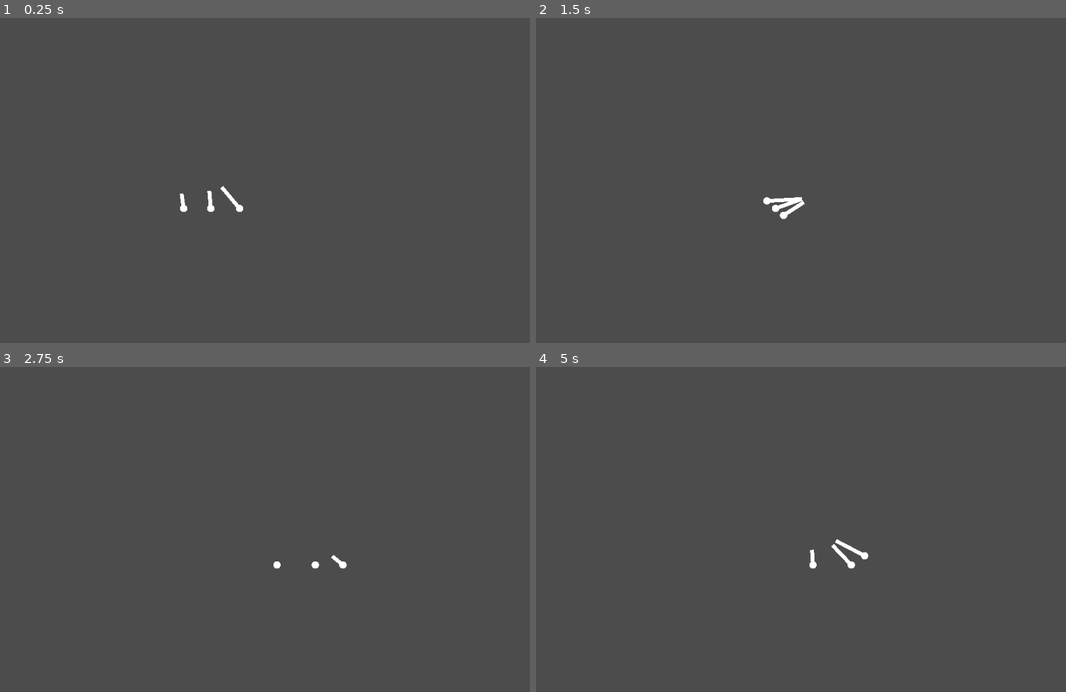
Above: before the commit, frames 1-4 (two rows, left to right).
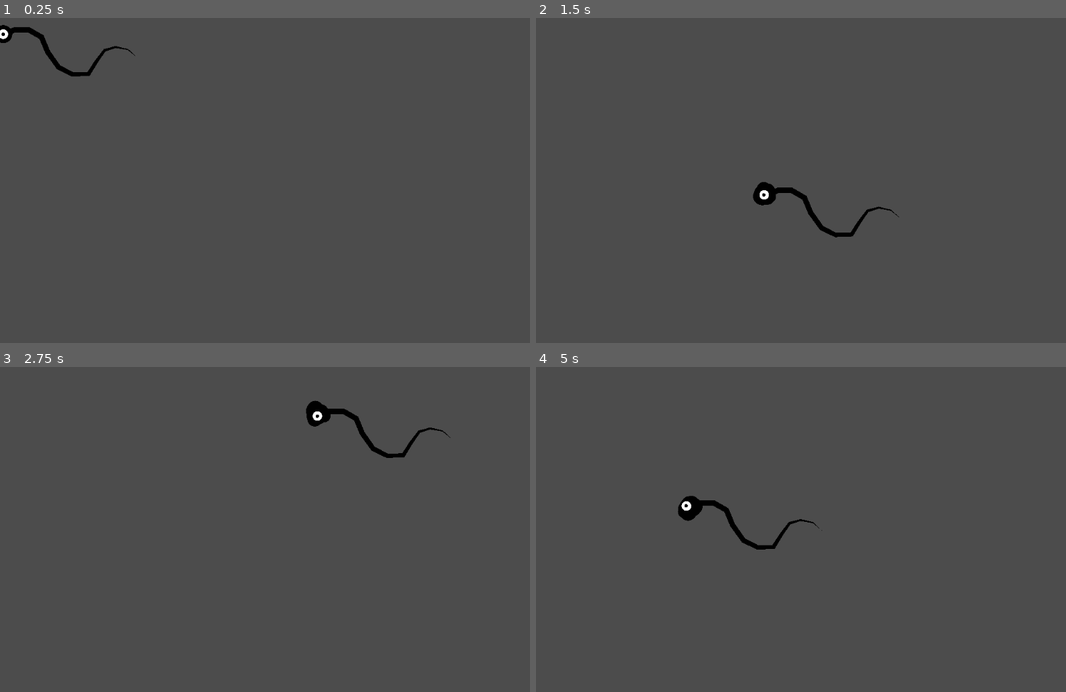
Above: after the commit, the same moments.

Repository: cis-ash/CreatureAddon
Game: Godot game, scene res://WallCritters.tscn
Same seed, same stepped clock (60 frames per second), same inputs: the game is played once before the commit and once after it. Before the commit the project starts from res://TestScene.tscn.
Inputs (mouse positions are in pixels of both pictures, inside the frame that each line leads up to):
- Up to frame 1 (0.25 s): no input
- Up to frame 2 (1.5 s): tap Enter (ui_accept) at 0.5, 0.77 s; move the mouse to (933, 164) at 0.52 s; hold Right (ui_right) 0.53-1.28 s; move the mouse to (700, 196) at 1.27 s; hold Left (ui_left) from 1.28 s (still down)
- Up to frame 3 (2.75 s): tap Enter (ui_accept) at 1.52 s; move the mouse to (333, 458) at 2.02 s; release Left (ui_left) at 2.03 s; hold Right (ui_right) from 2.03 s (still down)
- Up to frame 4 (5 s): move the mouse to (785, 594) at 2.77 s; tap Enter (ui_accept) at 3.02, 3.77, 4.52 s; move the mouse to (981, 578) at 3.52 s; release Right (ui_right) at 3.53 s; hold Left (ui_left) from 3.53 s (still down); move the mouse to (647, 480) at 4.27 s

The runs differ from the first frame. In frame 1, 0.7% of the frame differs, in the area x 0-46%, y 2-60%; in frame 2, 0.8%; in frame 3, 0.8%; in frame 4, 0.9%, in the area x 26-63%, y 39-62%.

Commit message:
pivot to wall critters

Diff:
--- a/Body.gd
+++ /dev/null
@@ -1,15 +0,0 @@
-extends RigidBody2D
-export (float, 0, 1000) var force_per_leg
-
-func _physics_process(delta):
-	applied_force = Vector2.ZERO
-	for leg in $LegTrack.legs:
-		if leg.placed:
-			var hip = to_local($LegTrack.get_closest_track_point(leg.global_position))
-			var foot = to_local(leg.global_position)
-			var direction = (hip - foot).normalized()
-			var force_direction = 1.0 - (hip - foot).length() / leg.comfy_distance
-			add_force(hip, direction * force_per_leg * force_direction)
-			pass
-		pass
-	pass
--- a/FailedKnees/Test Scene.tscn
+++ b/FailedKnees/Test Scene.tscn
@@ -43,16 +43,15 @@
 default_length = 109.0
 
 [node name="Knee" type="Bone2D" parent="Leg/Hip"]
-position = Vector2( 262.977, 378.394 )
+position = Vector2( 254.577, 384.095 )
 default_length = 86.0
 
 [node name="Ankle" type="Bone2D" parent="Leg/Hip/Knee"]
-position = Vector2( -190.676, 263.909 )
+position = Vector2( -92.7539, 345.307 )
 default_length = 41.0
 
 [node name="Toe" type="Bone2D" parent="Leg/Hip/Knee/Ankle"]
-position = Vector2( 6.08392, 78.7527 )
-rotation = 0.690141
+position = Vector2( 18.4249, 76.8082 )
 
 [node name="BentToe" type="Bone2D" parent="Leg/Hip/Knee/Ankle/Toe"]
 position = Vector2( 60, 0 )
@@ -60,16 +59,16 @@
 
 [node name="RayCast2D" type="RayCast2D" parent="Leg"]
 enabled = true
-cast_to = Vector2( 84.4997, 775.567 )
+cast_to = Vector2( 84.4991, 775.567 )
 
 [node name="StaticBody2D" type="StaticBody2D" parent="."]
-position = Vector2( 287.573, 593.6 )
+position = Vector2( -185.011, 686.099 )
 rotation = 2998.04
 scale = Vector2( 1.53599, 1.53599 )
 script = ExtResource( 4 )
 
 [node name="CollisionShape2D" type="CollisionShape2D" parent="StaticBody2D"]
-position = Vector2( 67.8036, 51.9888 )
+position = Vector2( 69.6077, -29.4589 )
 rotation = 2.88794
 shape = SubResource( 4 )
 
--- /dev/null
+++ b/FailedRigidbody/Body.gd
@@ -0,0 +1,24 @@
+extends KinematicBody2D
+export (float, 0, 1000) var force_per_leg
+export (float, 0, 10) var torque_per_leg
+export (NodePath) var target_path
+onready var target = get_node(target_path)
+var to_target = Vector2.ZERO
+var speed = Vector2.ZERO
+var rotation_speed = 0.0
+
+func _physics_process(delta):
+	to_target = target.global_position - global_position
+	var angle_to_target = target.global_rotation - global_rotation
+	var legs_active = $LegTrack.legs_grounded
+	var max_acceleration = legs_active * force_per_leg
+	var max_torque = legs_active * torque_per_leg
+
+	rotation_speed = lerp_angle(rotation_speed, angle_to_target * max_acceleration, delta * 10)
+	speed = lerp(speed, to_target * max_torque, delta * 10)
+
+	speed = move_and_slide(speed)
+	rotate(rotation_speed * delta)
+
+
+	pass
--- a/Foot.gd
+++ b/FailedRigidbody/Foot.gd
@@ -6,9 +6,6 @@
 var normal = Vector2.UP
 var new_normal = Vector2.UP
 var speed = Vector2.ZERO
-
-export (bool) var pushing
-export (bool) var pulling
 
 export (float, 0, 1000) var comfy_distance
 export (float, 0, 100) var tolerance
--- a/SensorOnARope.tscn
+++ b/FailedRigidbody/SensorOnARope.tscn
@@ -1,6 +1,6 @@
 [gd_scene load_steps=2 format=2]
 
-[ext_resource path="res://SensorOnARope.gd" type="Script" id=1]
+[ext_resource path="res://FailedRigidbody/SensorOnARope.gd" type="Script" id=1]
 
 [node name="Sensor" type="PathFollow2D"]
 lookahead = 0.001
--- a/Suspender.gd
+++ b/FailedRigidbody/Suspender.gd
@@ -5,4 +5,8 @@
 		var to_mouse = get_global_mouse_position() - global_position
 		move_and_slide(to_mouse * 10)
 		pass
+	if Input.is_action_pressed("ui_left"):
+		rotation -= delta * 3
+	if Input.is_action_pressed("ui_right"):
+		rotation += delta * 3
 	pass
--- /dev/null
+++ b/FailedRigidbody/TestScene.tscn
@@ -0,0 +1,91 @@
+[gd_scene load_steps=10 format=2]
+
+[ext_resource path="res://FailedRigidbody/Body.gd" type="Script" id=1]
+[ext_resource path="res://FailedRigidbody/Foot.gd" type="Script" id=2]
+[ext_resource path="res://FailedRigidbody/Suspender.gd" type="Script" id=3]
+[ext_resource path="res://FailedRigidbody/LegTrack.gd" type="Script" id=4]
+[ext_resource path="res://Shapes/WHITE_Circle.png" type="Texture" id=5]
+[ext_resource path="res://FailedRigidbody/SensorOnARope.tscn" type="PackedScene" id=6]
+
+[sub_resource type="Curve2D" id=1]
+_data = {
+"points": PoolVector2Array( -104.283, -161.924, 104.283, 161.924, -247.347, -85.9753, -199.068, 22.6786, 199.068, -22.6786, 144.362, 10.295, -51.0334, 125.07, 51.0334, -125.07, 462.446, -106.749, 147.462, 16.647, -147.462, -16.647, 78.2399, -207.961, -29.7314, -96.3254, 29.7314, 96.3254, -247.602, -109.253 )
+}
+
+[sub_resource type="RectangleShape2D" id=2]
+extents = Vector2( 100.863, 3066.29 )
+
+[sub_resource type="CircleShape2D" id=3]
+radius = 41.8065
+
+[node name="TestScene" type="Node2D"]
+
+[node name="Foot" type="Node2D" parent="."]
+position = Vector2( -398.026, 413.046 )
+script = ExtResource( 2 )
+comfy_distance = 200.0
+tolerance = 100.0
+liftoff_speed = 2000.0
+move_speed = 3000.0
+lerp_speed = 8.0
+lerp_acceleration = 10.0
+slowdown_lerp = 3.846
+settling_lerp = 9.408
+gravity = 2366.86
+base_path = NodePath("../Body/LegTrack")
+
+[node name="WHITE_Circle" type="Sprite" parent="Foot"]
+scale = Vector2( 0.267392, 0.267392 )
+texture = ExtResource( 5 )
+
+[node name="Line2D" type="Line2D" parent="Foot"]
+width = 35.0
+default_color = Color( 1, 1, 1, 1 )
+
+[node name="Body" type="KinematicBody2D" parent="."]
+position = Vector2( -383.918, -23.4561 )
+collision_layer = 2
+collision_mask = 2
+script = ExtResource( 1 )
+force_per_leg = 1000.0
+torque_per_leg = 0.091
+target_path = NodePath("../KinematicBody2D")
+
+[node name="LegTrack" type="Path2D" parent="Body"]
+position = Vector2( -101.273, -95.7255 )
+rotation = 1.57081
+curve = SubResource( 1 )
+script = ExtResource( 4 )
+raycast_count = 60
+legs_needed_percent = 0.943
+raycast_on_string = ExtResource( 6 )
+
+[node name="CollisionPolygon2D" type="CollisionPolygon2D" parent="Body"]
+rotation = -3.14159
+polygon = PoolVector2Array( 115.437, -278.416, 86.4366, -336.416, 7.43631, -383.415, -71.5636, -368.415, -115.563, -247.415, -120.559, 286.585, -86.559, 368.585, -13.5589, 387.585, 121.441, 292.584, 162.44, 204.584, 150.439, 59.5837 )
+
+[node name="WorldCollisions" type="StaticBody2D" parent="."]
+collision_layer = 3
+collision_mask = 3
+
+[node name="CollisionShape2D7" type="CollisionShape2D" parent="WorldCollisions"]
+position = Vector2( 564.058, 583.117 )
+rotation = 1.57079
+shape = SubResource( 2 )
+
+[node name="Camera2D" type="Camera2D" parent="."]
+position = Vector2( 469.864, 154.841 )
+current = true
+zoom = Vector2( 5, 5 )
+
+[node name="KinematicBody2D" type="KinematicBody2D" parent="."]
+position = Vector2( -368.111, 129.779 )
+collision_layer = 0
+collision_mask = 0
+script = ExtResource( 3 )
+
+[node name="CollisionShape2D" type="CollisionShape2D" parent="KinematicBody2D"]
+rotation = -1.58341
+scale = Vector2( 2.34979, 0.860617 )
+shape = SubResource( 3 )
+disabled = true
--- /dev/null
+++ b/Navigator.gd
@@ -0,0 +1,18 @@
+extends Node2D
+export (NodePath) var surface_path
+onready var surface = get_node(surface_path)
+var current_dir = Vector2.ZERO
+var speed = Vector2.ZERO
+export (float) var dir_clamp
+
+func _ready():
+	pass # Replace with function body.
+
+func _physics_process(delta):
+	var current_target = surface.get_closest_point(get_global_mouse_position())
+	current_dir = (current_target - global_position).clamped(dir_clamp)
+	speed = lerp(speed, current_dir * 20, delta * 10)
+	global_position += speed * delta
+	$Eye/Iris.position = 10 * current_dir / dir_clamp
+	$Eye.position = 20 * current_dir / dir_clamp
+	pass
--- /dev/null
+++ b/Target.gd
@@ -0,0 +1,4 @@
+extends Node2D
+
+func _physics_process(delta):
+	global_position = get_
--- a/TestScene.tscn
+++ /dev/null
@@ -1,149 +0,0 @@
-[gd_scene load_steps=9 format=2]
-
-[ext_resource path="res://LegTrack.gd" type="Script" id=1]
-[ext_resource path="res://Suspender.gd" type="Script" id=2]
-[ext_resource path="res://SensorOnARope.tscn" type="PackedScene" id=3]
-[ext_resource path="res://Foot.gd" type="Script" id=4]
-[ext_resource path="res://Shapes/WHITE_Circle.png" type="Texture" id=5]
-[ext_resource path="res://Body.gd" type="Script" id=6]
-
-[sub_resource type="Curve2D" id=1]
-_data = {
-"points": PoolVector2Array( -104.283, -161.924, 104.283, 161.924, -247.347, -85.9753, -199.068, 22.6786, 199.068, -22.6786, 144.362, 10.295, -51.0334, 125.07, 51.0334, -125.07, 462.446, -106.749, 147.462, 16.647, -147.462, -16.647, 78.2399, -207.961, -29.7314, -96.3254, 29.7314, 96.3254, -247.602, -109.253 )
-}
-
-[sub_resource type="RectangleShape2D" id=2]
-extents = Vector2( 100.863, 3066.29 )
-
-[node name="TestScene" type="Node2D"]
-
-[node name="Foot" type="Node2D" parent="."]
-position = Vector2( -398.026, 413.046 )
-script = ExtResource( 4 )
-pushing = true
-comfy_distance = 400.0
-tolerance = 100.0
-liftoff_speed = 2000.0
-move_speed = 3000.0
-lerp_speed = 8.0
-lerp_acceleration = 10.0
-slowdown_lerp = 3.846
-settling_lerp = 9.408
-gravity = 2366.86
-base_path = NodePath("../Body/LegTrack")
-
-[node name="WHITE_Circle" type="Sprite" parent="Foot"]
-scale = Vector2( 0.267392, 0.267392 )
-texture = ExtResource( 5 )
-
-[node name="Line2D" type="Line2D" parent="Foot"]
-width = 35.0
-default_color = Color( 1, 1, 1, 1 )
-
-[node name="Foot2" type="Node2D" parent="."]
-position = Vector2( 117.064, 413.046 )
-script = ExtResource( 4 )
-pushing = true
-comfy_distance = 400.0
-tolerance = 100.0
-liftoff_speed = 2000.0
-move_speed = 3000.0
-lerp_speed = 8.0
-lerp_acceleration = 10.0
-slowdown_lerp = 3.846
-settling_lerp = 9.408
-gravity = 2366.86
-base_path = NodePath("../Body/LegTrack")
-
-[node name="WHITE_Circle" type="Sprite" parent="Foot2"]
-scale = Vector2( 0.267392, 0.267392 )
-texture = ExtResource( 5 )
-
-[node name="Line2D" type="Line2D" parent="Foot2"]
-width = 35.0
-default_color = Color( 1, 1, 1, 1 )
-
-[node name="Foot3" type="Node2D" parent="."]
-position = Vector2( -148.026, 413.046 )
-script = ExtResource( 4 )
-pushing = true
-comfy_distance = 400.0
-tolerance = 100.0
-liftoff_speed = 2000.0
-move_speed = 3000.0
-lerp_speed = 8.0
-lerp_acceleration = 10.0
-slowdown_lerp = 3.846
-settling_lerp = 9.408
-gravity = 2366.86
-base_path = NodePath("../Body/LegTrack")
-
-[node name="WHITE_Circle" type="Sprite" parent="Foot3"]
-scale = Vector2( 0.267392, 0.267392 )
-texture = ExtResource( 5 )
-
-[node name="Line2D" type="Line2D" parent="Foot3"]
-width = 35.0
-default_color = Color( 1, 1, 1, 1 )
-
-[node name="Body" type="RigidBody2D" parent="."]
-position = Vector2( -367.9, 126.046 )
-rotation = -1.57079
-collision_layer = 2
-collision_mask = 2
-mass = 7.72
-can_sleep = false
-angular_damp = 6.957
-script = ExtResource( 6 )
-force_per_leg = 30.0
-
-[node name="LegTrack" type="Path2D" parent="Body"]
-position = Vector2( -101.273, -95.7255 )
-rotation = -4.71238
-curve = SubResource( 1 )
-script = ExtResource( 1 )
-raycast_count = 60
-legs_needed_percent = 0.943
-raycast_on_string = ExtResource( 3 )
-
-[node name="CollisionPolygon2D" type="CollisionPolygon2D" parent="Body"]
-rotation = -3.14159
-polygon = PoolVector2Array( 115.437, -278.416, 86.4366, -336.416, 7.43631, -383.415, -71.5636, -368.415, -115.563, -247.415, -120.559, 286.585, -86.559, 368.585, -13.5589, 387.585, 121.441, 292.584, 162.44, 204.584, 150.439, 59.5837 )
-
-[node name="WorldCollisions" type="StaticBody2D" parent="."]
-collision_layer = 3
-collision_mask = 3
-
-[node name="CollisionShape2D7" type="CollisionShape2D" parent="WorldCollisions"]
-position = Vector2( 564.058, 583.117 )
-rotation = 1.57079
-shape = SubResource( 2 )
-
-[node name="Camera2D" type="Camera2D" parent="."]
-position = Vector2( 469.864, 154.841 )
-current = true
-zoom = Vector2( 5, 5 )
-
-[node name="KinematicBody2D" type="KinematicBody2D" parent="."]
-position = Vector2( -368.111, 129.779 )
-collision_layer = 0
-collision_mask = 0
-script = ExtResource( 2 )
-
-[node name="DampedSpringJoint2D" type="DampedSpringJoint2D" parent="KinematicBody2D"]
-position = Vector2( -200.101, -11.3265 )
-rotation = 0.791695
-node_a = NodePath("..")
-node_b = NodePath("../../Body")
-length = 1.0
-stiffness = 10.0
-
-[node name="DampedSpringJoint2D2" type="DampedSpringJoint2D" parent="KinematicBody2D"]
-position = Vector2( 209.54, -5.66321 )
-rotation = 0.791695
-node_a = NodePath("..")
-node_b = NodePath("../../Body")
-length = 1.0
-stiffness = 10.0
-
-[node name="CollisionShape2D" type="CollisionShape2D" parent="KinematicBody2D"]
--- /dev/null
+++ b/WallCritters.tscn
@@ -0,0 +1,84 @@
+[gd_scene load_steps=8 format=2]
+
+[ext_resource path="res://Navigator.gd" type="Script" id=1]
+[ext_resource path="res://Shapes/WHITE_Circle.png" type="Texture" id=2]
+
+[sub_resource type="NavigationPolygon" id=1]
+vertices = PoolVector2Array( 1803.99, 658.729, 3217.11, 348.694, 1571.25, 1157.35, 2056.45, 1956.5, 1761.52, 1870.88, 1219.25, 1081.25, 1159.83, 586.686, 1524.29, 196.803, 1846.36, 78.1434, 1083.55, 989.282, -398.076, 377.235, 884.372, -78.657, 467.667, 538.967, 20.5249, 1518.87, -226.83, 1433.25, 543.776, 1338.11, 524.749, 1766.23, -864.245, 1442.76 )
+polygons = [ PoolIntArray( 0, 1, 2 ), PoolIntArray( 2, 3, 4, 5, 6 ), PoolIntArray( 6, 7, 8, 0, 2 ), PoolIntArray( 6, 5, 9 ), PoolIntArray( 10, 11, 6, 12 ), PoolIntArray( 12, 13, 14, 10 ), PoolIntArray( 15, 12, 6, 9 ), PoolIntArray( 15, 9, 16 ), PoolIntArray( 17, 15, 16 ) ]
+outlines = [ PoolVector2Array( -864.245, 1442.76, 524.749, 1766.23, 1083.55, 989.282, 1219.25, 1081.25, 1761.52, 1870.88, 2056.45, 1956.5, 1571.25, 1157.35, 3217.11, 348.694, 1803.99, 658.729, 1846.36, 78.1434, 1524.29, 196.803, 1159.83, 586.686, 884.372, -78.657, -398.076, 377.235, -226.83, 1433.25, 20.5249, 1518.87, 467.667, 538.967, 543.776, 1338.11 ) ]
+
+[sub_resource type="Curve" id=2]
+_data = [ Vector2( 0, 0 ), 0.0, 6.80086, 0, 0, Vector2( 0.435088, 1 ), 0.0, 0.0, 0, 0, Vector2( 1, 0 ), -4.98405, 0.0, 0, 0 ]
+
+[sub_resource type="CurveTexture" id=3]
+curve = SubResource( 2 )
+
+[sub_resource type="ParticlesMaterial" id=4]
+emission_shape = 1
+emission_sphere_radius = 52.28
+flag_disable_z = true
+spread = 180.0
+gravity = Vector3( 0, 0, 0 )
+initial_velocity = 92.67
+initial_velocity_random = 0.55
+orbit_velocity = 0.0
+orbit_velocity_random = 1.0
+scale = 0.82
+scale_random = 1.0
+scale_curve = SubResource( 3 )
+
+[sub_resource type="Curve" id=5]
+_data = [ Vector2( 0, 1 ), 0.0, 0.0, 0, 0, Vector2( 1, 0 ), -2.80438, 0.0, 0, 0 ]
+
+[node name="Node2D" type="Node2D"]
+
+[node name="ClimbableSurface" type="Navigation2D" parent="."]
+
+[node name="NavigationPolygonInstance" type="NavigationPolygonInstance" parent="ClimbableSurface"]
+position = Vector2( 0, -1.88776 )
+navpoly = SubResource( 1 )
+
+[node name="NavigationPolygonInstance2" type="NavigationPolygonInstance" parent="ClimbableSurface"]
+position = Vector2( 2159.6, 1387.11 )
+rotation = 0.970758
+navpoly = SubResource( 1 )
+
+[node name="Navigator" type="Node2D" parent="."]
+script = ExtResource( 1 )
+surface_path = NodePath("../ClimbableSurface")
+dir_clamp = 200.0
+
+[node name="Body" type="Sprite" parent="Navigator"]
+modulate = Color( 0, 0, 0, 1 )
+scale = Vector2( 0.649466, 0.649466 )
+texture = ExtResource( 2 )
+
+[node name="Particles2D" type="Particles2D" parent="Navigator/Body"]
+show_behind_parent = true
+amount = 23
+process_material = SubResource( 4 )
+texture = ExtResource( 2 )
+
+[node name="Walkers" type="Node2D" parent="Navigator/Body"]
+
+[node name="Line2D" type="Line2D" parent="Navigator/Body/Walkers"]
+scale = Vector2( 1.53973, 1.53973 )
+points = PoolVector2Array( 12.1809, -4.46405, 106.088, -39.8037, 233.904, -39.8037, 351.63, 27.468, 408.811, 165.375, 509.718, 306.646, 637.535, 370.554, 785.532, 367.19, 859.531, 249.465, 933.53, 148.557, 1034.71, 118.921, 1149.07, 142.466, 1233.16, 216.465 )
+width = 50.0
+width_curve = SubResource( 5 )
+default_color = Color( 1, 1, 1, 1 )
+
+[node name="Eye" type="Sprite" parent="Navigator"]
+scale = Vector2( 0.347721, 0.347721 )
+texture = ExtResource( 2 )
+
+[node name="Iris" type="Sprite" parent="Navigator/Eye"]
+self_modulate = Color( 0, 0, 0, 1 )
+scale = Vector2( 0.348678, 0.348678 )
+texture = ExtResource( 2 )
+
+[node name="Camera2D" type="Camera2D" parent="."]
+position = Vector2( 2107.57, 1748.77 )
+current = true
+zoom = Vector2( 5, 5 )
--- a/project.godot
+++ b/project.godot
@@ -11,7 +11,7 @@
 [application]
 
 config/name="Creature Addon"
-run/main_scene="res://TestScene.tscn"
+run/main_scene="res://WallCritters.tscn"
 config/icon="res://addons/creature_maker/icon.png"
 
 [editor_plugins]
Renamed: LegTrack.gd -> FailedRigidbody/LegTrack.gd
Renamed: SensorOnARope.gd -> FailedRigidbody/SensorOnARope.gd
